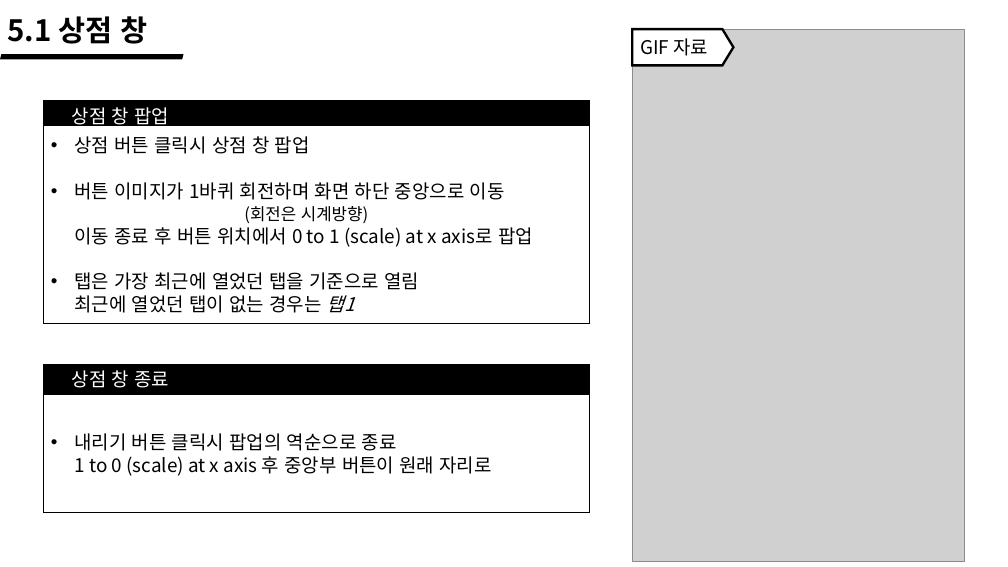
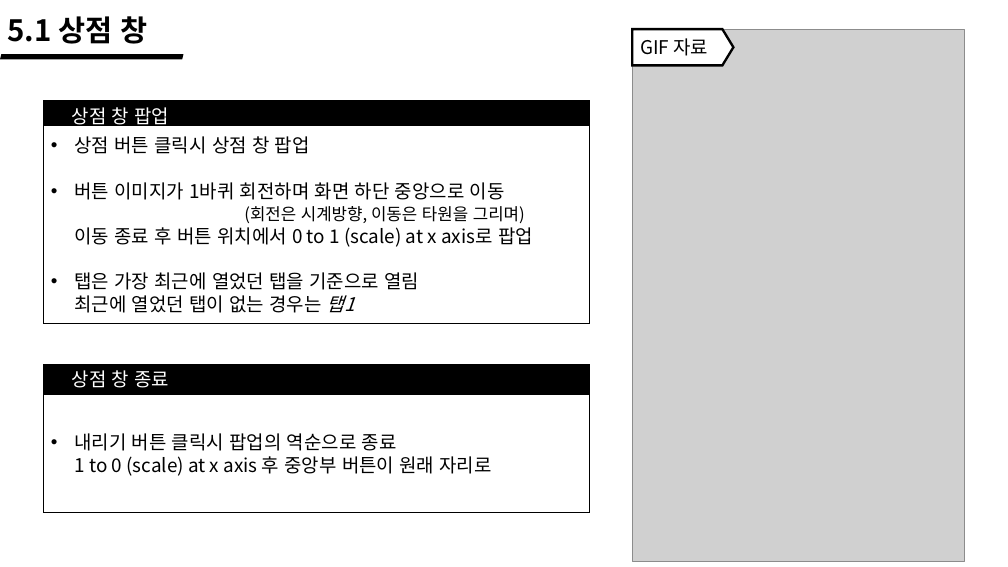
Before and after one commit to wlrud753/CarryCarrot, a slide deck: slide 26 of 기획서/당근키우기 시스템.pptx. Drawn at 1008x567 pixels with LibreOffice and Linux fonts; fonts in the diff are those of the drawing; grey boxes stand for pictures. Boxes give left, top, right and bottom in pixels: in the first picture for what was removed or moved away, otherwise in the second. Text is boxed around its words. In the diff, an @@ line names an element or a change of style, - is before the commit and + after.

```diff
--- a/기획서/당근키우기 시스템.pptx
+++ b/기획서/당근키우기 시스템.pptx
@@ text in rectangle at box(74, 182, 533, 247): text changed @@
-• 버튼 이미지가 1바퀴 회전하며 화면 하단 중앙으로 이동
-  (회전은 시계방향)
-  이동 종료 후 버튼 위치에서 0 to 1 (scale) at x axis로 팝업
+• 버튼 이미지가 1바퀴 회전하며 화면 하단 중앙으로 이동
+  (회전은 시계방향, 이동은 타원을 그리며)
+  이동 종료 후 버튼 위치에서 0 to 1 (scale) at x axis로 팝업
```
Also in this commit, not shown: 1 other slide changed, 58 other files.
